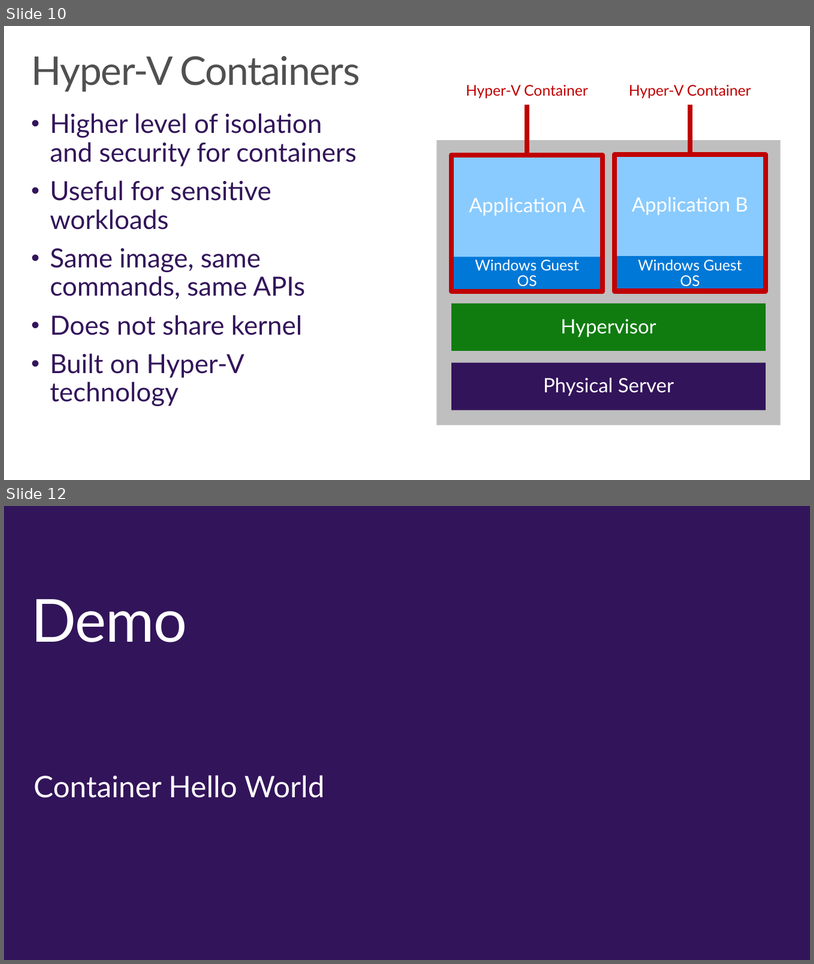
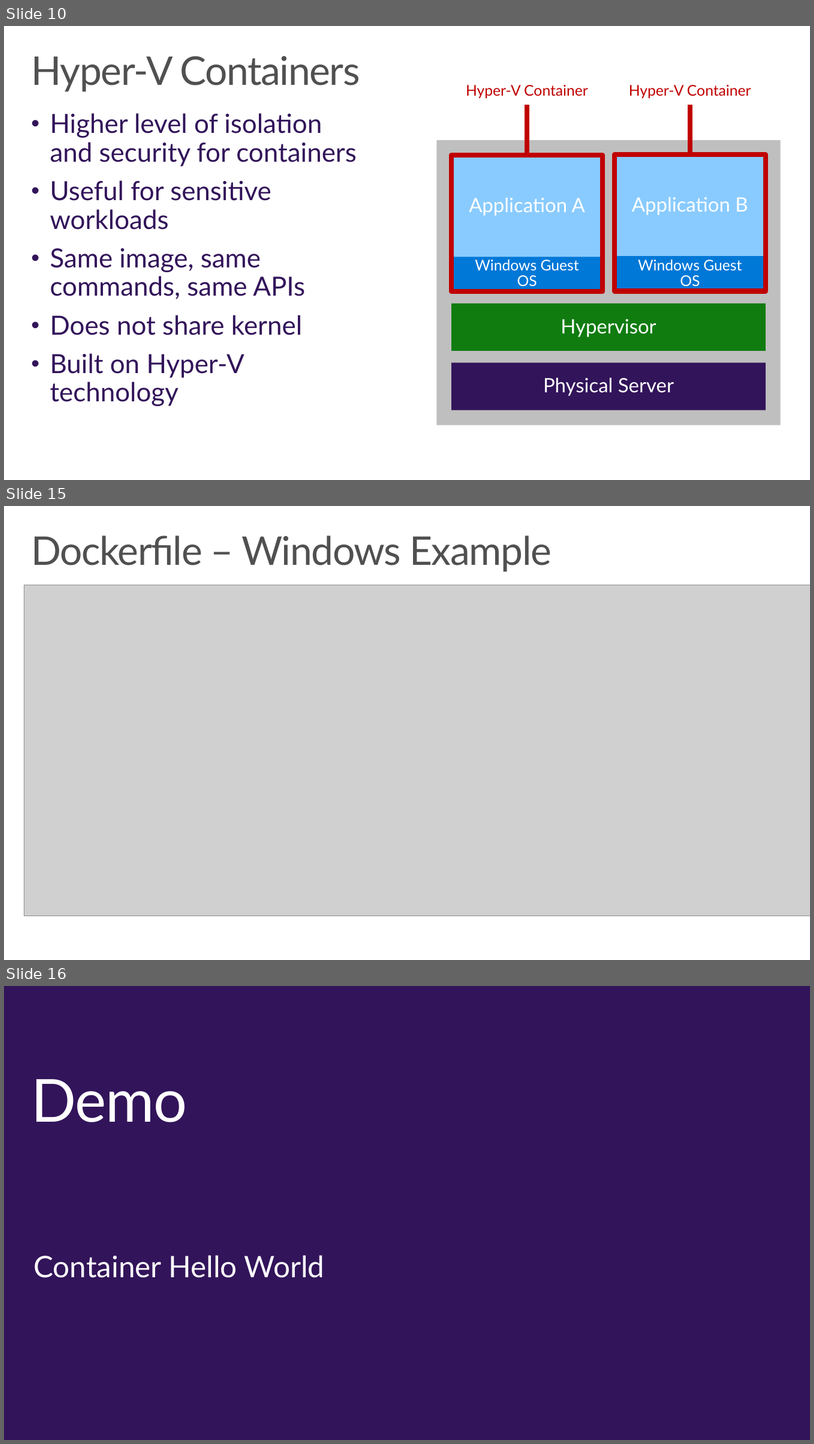
Before and after one commit to wely/DevCamp, a slide deck: Presentation/Module07-Containers.pptx. Shown one above the other, each under a label of ours: slides 10 and 12 before the commit, slides 10, 15 and 16 after it; the slides between them are not shown. The pictures are 814x964 and 814x1444 pixels, drawn with LibreOffice and Linux fonts; fonts in the diff are those of the drawing; grey boxes stand for pictures; background and template pictures are left out. Boxes give left, top, right and bottom in pixels: in the first picture for what was removed or moved away, otherwise in the second. Text is boxed around its words. In the diff, an @@ line names an element or a change of style, - is before the commit and + after.

Commit message:
added content on docker commands

```diff
--- a/Presentation/Module07-Containers.pptx
+++ b/Presentation/Module07-Containers.pptx
@@ slide 15 added at <box>4,506,810,960</box>, background #FFFFFF @@
@@ title added at <box>31,535,552,572</box>, 48 pt, text #505050 @@
+Dockerfile – Windows Example
@@ picture added at <box>24,585,810,916</box> @@
@@ what was slide 12 is now slide 16 @@
```
Also in this commit, not shown: 3 other slides added.
